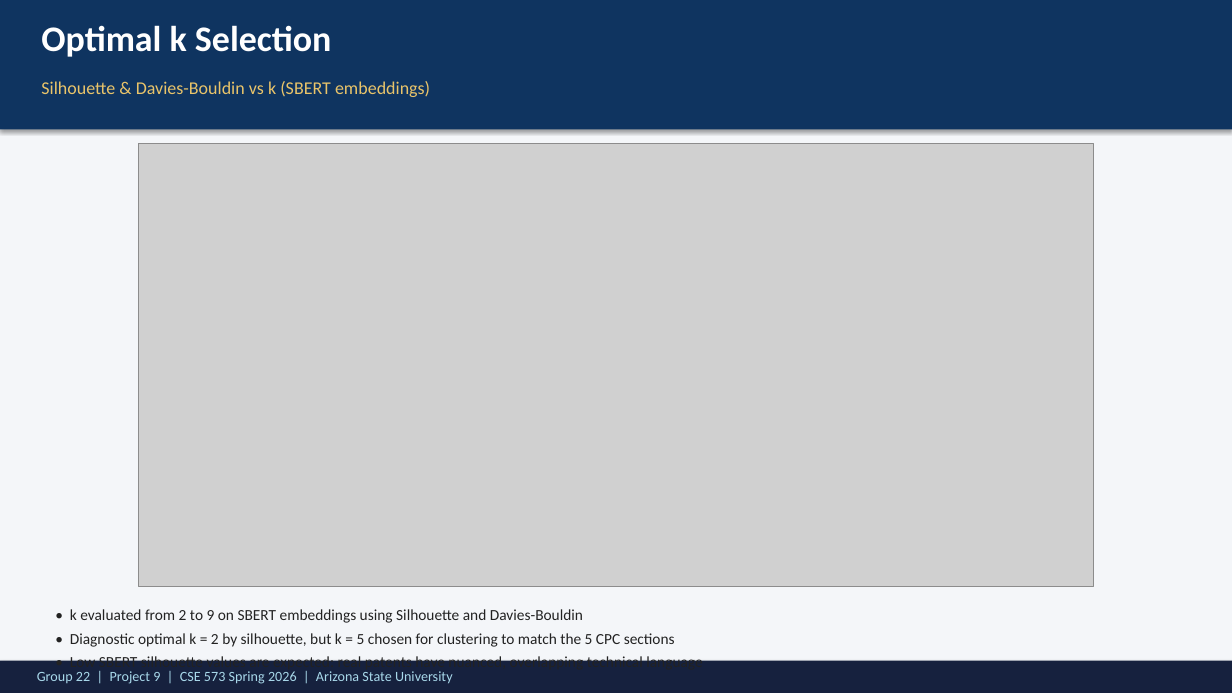
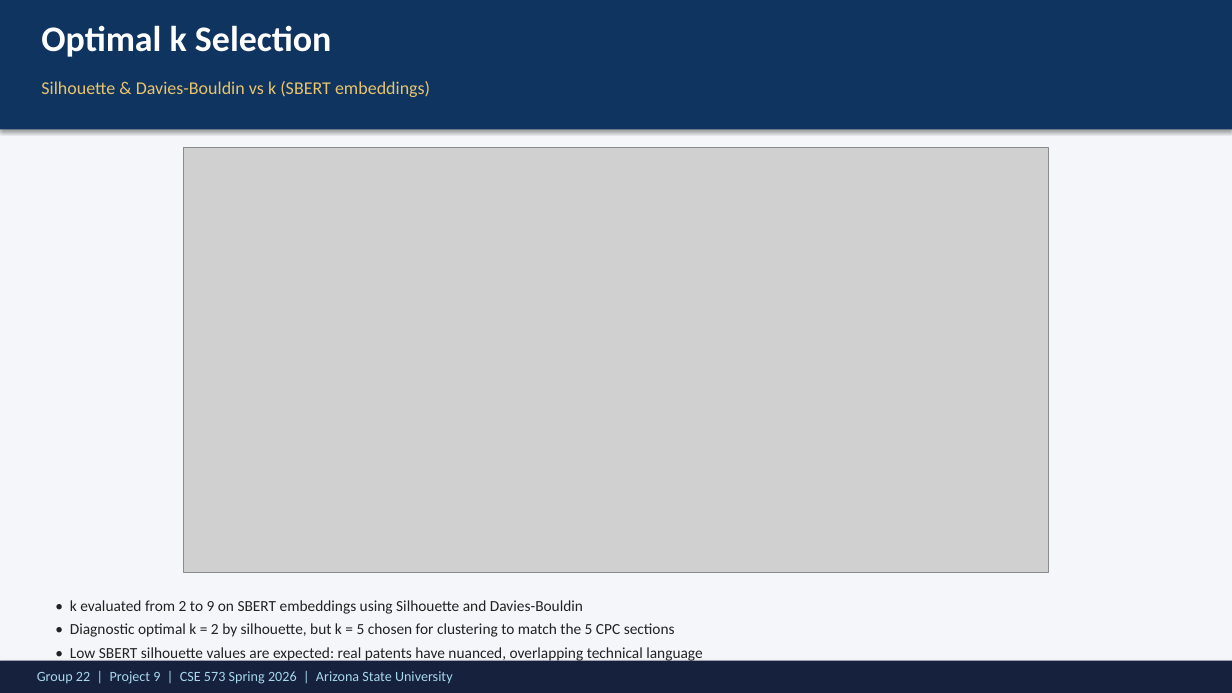
Before and after one commit to ReethikaGogireddy/PatentSummarizer, a slide deck: slide 11 of Group22-Project9-SP26-Group-DEMO-Presentation.pptx. Drawn at 1232x693 pixels with LibreOffice and Linux fonts; fonts in the diff are those of the drawing; grey boxes stand for pictures. Boxes give left, top, right and bottom in pixels: in the first picture for what was removed or moved away, otherwise in the second. Text is boxed around its words. In the diff, an @@ line names an element or a change of style, - is before the commit and + after.

Commit message:
Improve PPTX: aspect-ratio-preserving images + redesigned architecture slide
- Add fit_picture() helper that reads PNG dimensions and centers the
  image inside a bounding box without stretching. Replaces 5 squeezed
  add_picture() calls (all_projections_tsne was 3.92:1 forced into
  2.34:1, lda_topics was 1.33:1 forced into 1.21:1, etc).
- Redesign System Architecture slide: split 7 cramped narrow boxes into
  a clean 2-row layout (3 + 4) with bigger boxes, gold header strips,
  proper right/down arrow shapes, and a caption explaining the flow.
  Top row = data + representations (lighter navy), bottom row =
  analysis + output (deep navy).

```diff
--- a/Group22-Project9-SP26-Group-DEMO-Presentation.pptx
+++ b/Group22-Project9-SP26-Group-DEMO-Presentation.pptx
@@ picture resized from (x1=139, y1=143, x2=1093, y2=587) to (x1=183, y1=148, x2=1049, y2=573) @@
@@ text "• k evaluated from 2 ..." moved from (x1=70, y1=609, x2=702, y2=672) to (x1=70, y1=600, x2=702, y2=663) @@
```
Also in this commit, not shown: 4 other slides changed, 1 other file.
